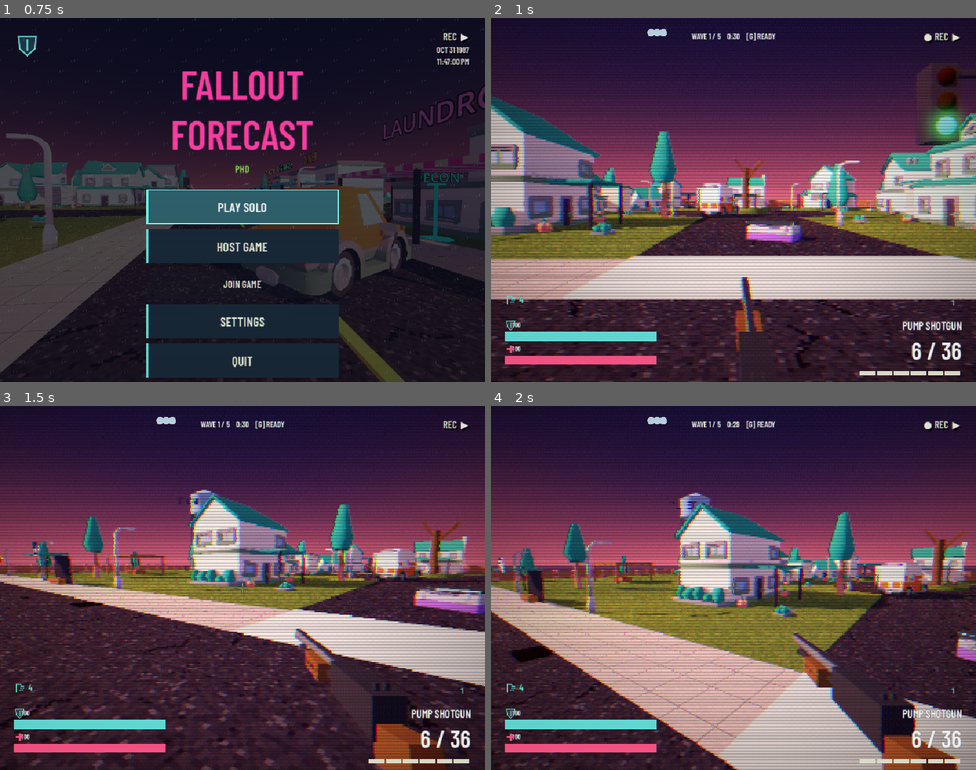
Above: before the commit, frames 1-4 (two rows, left to right).
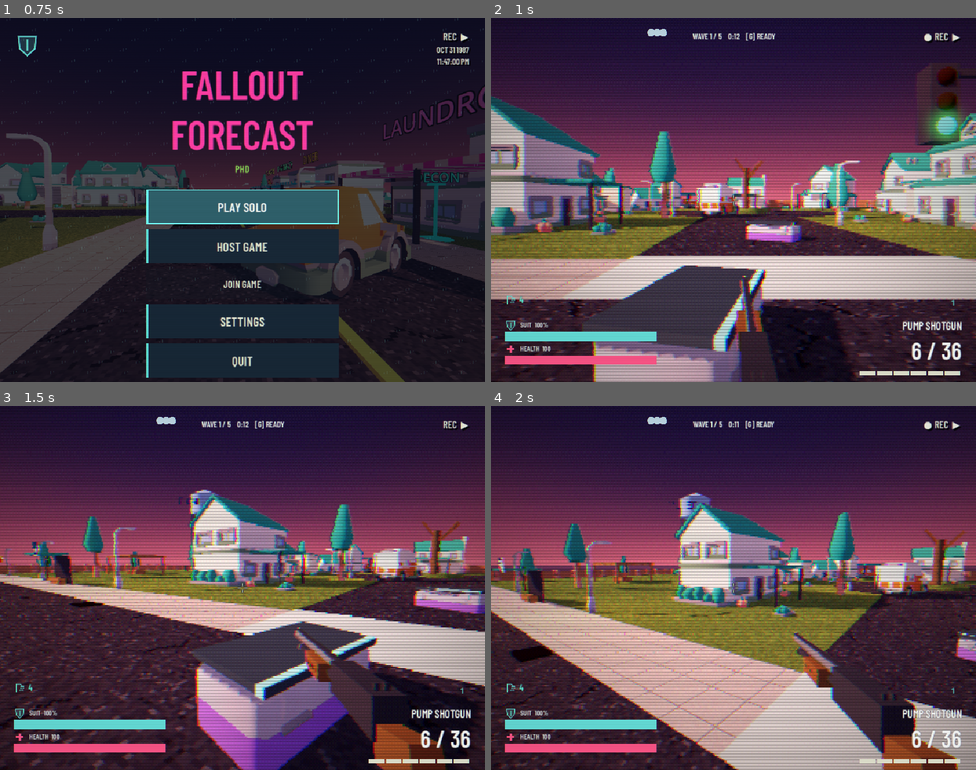
Above: after the commit, the same moments.

Repository: SamuelGrady/fallout-forecast
Game: Godot game, scene res://ui/title.tscn
The game is run twice, just before and just after one commit, with the same random seed, the same clock (stepped at 60 frames per second) and the same inputs. Sound files missing from this copy of the repository are replaced by a short silence.
Inputs (mouse positions are in pixels of both pictures, inside the frame that each line leads up to):
- Up to frame 1 (0.75 s): tap Enter at 0.5 s; move the mouse to (349, 181) at 0.52 s; hold D (move_right) from 0.53 s (still down); hold Right mouse button (aim) from 0.53 s (still down); click (349, 181) at 0.67 s
- Up to frame 2 (1 s): keep holding D (move_right); keep holding Right mouse button (aim); tap Space (jump) at 0.77 s
- Up to frame 3 (1.5 s): move the mouse to (218, 588) at 1.27 s; release D (move_right) at 1.28 s; release Right mouse button (aim) at 1.28 s; hold W (move_forward) from 1.28 s (still down); tap Ctrl (crouch) at 1.35 s
- Up to frame 4 (2 s): keep holding W (move_forward); tap Space (jump) at 1.52 s

Frame 1 is identical in both runs. In frame 2, 9.6% of the frame differs, in the area x 4-75%, y 4-100%; in frame 3, 12%, in the area x 4-100%, y 4-100%; in frame 4, 0.4%.

Commit message:
Playtest fixes: readable vitals, self-explaining mutation roll with solo auto-pull, lightning callout, crate near each player at Calm, faster first wave with storm countdown

Diff:
--- a/game/crate_manager.gd
+++ b/game/crate_manager.gd
@@ -55,6 +55,23 @@
 		var yaw := randf() * TAU
 		_spawn(parent, node_name, double, at, yaw)
 		_spawn_crate.rpc(node_name, double, at, yaw)
+	# Playtest: the gap between rounds felt empty. Drop one crate a few steps
+	# in front of every player so there's always something to open nearby.
+	var map: RID = parent.get_world_3d().navigation_map
+	for player in GameManager.players():
+		if player.get("state") == "dead" or not (player is Node3D):
+			continue
+		var forward: Vector3 = -(player as Node3D).global_basis.z
+		forward.y = 0.0
+		var want: Vector3 = (player as Node3D).global_position + forward.normalized() * 3.0
+		var at: Vector3 = want
+		if NavigationServer3D.map_get_iteration_id(map) > 0:
+			at = NavigationServer3D.map_get_closest_point(map, want)
+		_crate_seq += 1
+		var node_name := "C_%d" % _crate_seq
+		var yaw := randf() * TAU
+		_spawn(parent, node_name, false, at, yaw)
+		_spawn_crate.rpc(node_name, false, at, yaw)
 
 
 func _spawn(parent: Node, node_name: String, double: bool, at: Vector3, yaw: float) -> void:
--- a/ui/hud.gd
+++ b/ui/hud.gd
@@ -64,7 +64,55 @@
 var _boss_bar := ProgressBar.new()
 
 
+## Lightning outlines every infected within 40 m through walls for 2 s
+## (LightningFX). The playtest didn't know that, so each strike says so.
+func _on_lightning(_at: Vector3, _seed: int) -> void:
+	var tip := Label.new()
+	tip.text = "LIGHTNING  -  INFECTED REVEALED THROUGH WALLS"
+	tip.theme = BroadcastUI.theme()
+	tip.add_theme_font_size_override("font_size", 22)
+	tip.add_theme_color_override("font_color", Color("#9fe8ff"))
+	tip.horizontal_alignment = HORIZONTAL_ALIGNMENT_CENTER
+	tip.set_anchors_and_offsets_preset(Control.PRESET_CENTER_TOP)
+	tip.offset_left = -320
+	tip.offset_right = 320
+	tip.offset_top = 112
+	add_child(tip)
+	var tween := tip.create_tween()
+	tween.tween_interval(1.6)
+	tween.tween_property(tip, "modulate:a", 0.0, 0.5)
+	tween.tween_callback(tip.queue_free)
+
+
+var _countdown_label: Label
+var _last_countdown := -1
+
+
+## Big "STORM IN 5..1" in the last seconds of Calm, with a tick each second,
+## so the start of a wave is never a surprise.
+func _update_storm_countdown(seconds: int) -> void:
+	if _countdown_label == null:
+		_countdown_label = Label.new()
+		_countdown_label.theme = BroadcastUI.theme()
+		_countdown_label.add_theme_font_size_override("font_size", 46)
+		_countdown_label.add_theme_color_override("font_color", Color("#ffb04a"))
+		_countdown_label.horizontal_alignment = HORIZONTAL_ALIGNMENT_CENTER
+		_countdown_label.set_anchors_and_offsets_preset(Control.PRESET_CENTER_TOP)
+		_countdown_label.offset_left = -300
+		_countdown_label.offset_right = 300
+		_countdown_label.offset_top = 150
+		add_child(_countdown_label)
+	var show := WeatherManager.phase == WeatherManager.Phase.CALM and WeatherManager.running and seconds <= 5 and seconds > 0
+	_countdown_label.visible = show
+	if show:
+		_countdown_label.text = "STORM IN  %d" % seconds
+		if seconds != _last_countdown:
+			Sound.play("reel_tick", -6.0, 0.8)
+	_last_countdown = seconds if show else -1
+
+
 func _ready() -> void:
+	WeatherManager.lightning_struck.connect(_on_lightning)
 	_combat_status.set_anchors_and_offsets_preset(Control.PRESET_CENTER_TOP)
 	_combat_status.offset_left = -280
 	_combat_status.offset_right = 280
@@ -251,6 +299,7 @@
 	storm_label.visible = false
 	var seconds := maxi(0,ceili(WeatherManager.phase_time_left))
 	wave_label.text = "WAVE %d / %d    %d:%02d" % [WeatherManager.wave,WeatherManager.FINAL_WAVE,seconds/60,seconds%60]
+	_update_storm_countdown(seconds)
 	if GameManager.can_ready_up():
 		var hint := "[%s] READY" % BroadcastUI.input_hint("ready_up")
 		if GameManager.player_count() > 1:
@@ -331,8 +380,8 @@
 	_last_suit = suit_bar.value
 	_suit_flash = maxf(0.0, _suit_flash - delta)
 	(_acid.material as ShaderMaterial).set_shader_parameter("strength", _suit_flash * (0.5 + 0.12 * sin(_time * 18.0)))
-	$BottomLeft/SuitText.text = "     %03d" % int(suit_bar.value)
-	$BottomLeft/HealthText.text = "     %03d" % int(health_bar.value)
+	$BottomLeft/SuitText.text = "SUIT  %d%%" % int(suit_bar.value)
+	$BottomLeft/HealthText.text = "HEALTH  %d" % int(health_bar.value)
 	var exposed_in_rain: bool = player.get("exposed") != false and WeatherManager.is_raining()
 	exposed_label.visible = false
 	_exposure.visible = exposed_in_rain
@@ -460,6 +509,12 @@
 		icon.position = spec[2]
 		icon.size = Vector2(22,22)
 		spec[1].add_child(icon)
+		if spec[1] is Label and spec[2] == Vector2(0, -1):
+			# Real gutter for the icon instead of padding the number with spaces
+			# (the playtest found the icons overlapping zero-padded numbers).
+			var gutter := StyleBoxEmpty.new()
+			gutter.content_margin_left = 30
+			spec[1].add_theme_stylebox_override("normal", gutter)
 	_tarp_icon.kind = "tarp"
 	_tarp_icon.color = Color(0.6, 0.85, 1.0)
 	_tarp_icon.position = Vector2(-28,0)
--- a/ui/slot_reel.gd
+++ b/ui/slot_reel.gd
@@ -14,6 +14,9 @@
 var _spin_t := 0.0
 var _hide_at := -1.0
 var _options: Array = []
+## How the roll works, then the result: the wave's mutation and your perk.
+var _info := Label.new()
+var _pull_wait := 0.0
 
 func _ready() -> void:
 	layer = 2
@@ -22,8 +25,8 @@
 	_panel.set_anchors_and_offsets_preset(Control.PRESET_CENTER)
 	_panel.offset_left = -370
 	_panel.offset_right = 370
-	_panel.offset_top = -220
-	_panel.offset_bottom = 220
+	_panel.offset_top = -270
+	_panel.offset_bottom = 270
 	add_child(_panel)
 	var box := VBoxContainer.new()
 	box.add_theme_constant_override("separation",14)
@@ -42,6 +45,10 @@
 		var index := i
 		card.pressed.connect(func(): _vote(index))
 		_cards.append(card)
+	_info.horizontal_alignment = HORIZONTAL_ALIGNMENT_CENTER
+	_info.autowrap_mode = TextServer.AUTOWRAP_WORD_SMART
+	_info.add_theme_font_size_override("font_size", 19)
+	box.add_child(_info)
 	_lever.custom_minimum_size = Vector2(260,65)
 	_lever.text = "PULL"
 	_lever.pressed.connect(GameManager.pull_lever)
@@ -98,6 +105,11 @@
 	_countdown.value = roll._timer / (roll.VOTE_TIME if roll.stage == "voting" else roll.PULL_TIME)
 	_countdown.visible = roll.stage in ["pulling","voting"]
 	_lever.text = "[%s] PULL" % BroadcastUI.input_hint("interact")
+	# Solo: one pull, made for you after a beat, so the roll just happens.
+	if roll.stage == "pulling" and GameManager.is_solo() and not _lever.disabled:
+		_pull_wait += delta
+		if _pull_wait >= 0.9:
+			GameManager.pull_lever()
 	_spin_t += delta
 	if _spin_t >= SPIN_STEP:
 		_spin_t = 0
@@ -115,7 +127,9 @@
 func _on_started() -> void:
 	_panel.visible = true
 	BroadcastUI.reveal(_panel)
-	_title.text = "MUTATION"
+	_title.text = "MUTATION ROLL"
+	_info.text = "Enemies mutate this wave. Two matching reels decide it; three of a kind is a JACKPOT (two mutations, vote one off). You get a matching perk."
+	_pull_wait = 0.0
 	_targets.clear()
 	_options.clear()
 	_spinning = [true,true,true]
@@ -151,6 +165,7 @@
 	_spinning = [false,false,false]
 	_options = options.duplicate()
 	_title.text = "CANCEL ONE"
+	_info.text = "JACKPOT: two mutations landed. Vote which one to cancel."
 	_cards[2].visible = false
 	for i in 2:
 		_cards[i].show_entry(_table.get_entry(options[i]),true,BroadcastUI.input_hint("vote_%d" % (i+1)))
@@ -182,6 +197,14 @@
 			_cards[i].visible = i < active.size()
 			if i < active.size():
 				_cards[i].show_entry(_table.get_entry(active[i]),true)
-	_hide_at = _clock + 2.5
+	var lines := []
+	for id in active:
+		var entry := _table.get_entry(id)
+		var perk: Array = GameManager.PERKS.get(id, ["", ""])
+		lines.append("ENEMIES: %s. %s
+YOUR PERK: %s. %s" % [entry.display_name.to_upper(), entry.description, perk[0], perk[1]])
+	_info.text = "
+".join(PackedStringArray(lines))
+	_hide_at = _clock + 4.0
 	if MenuState.stack.is_empty():
 		Input.mouse_mode = Input.MOUSE_MODE_CAPTURED
--- a/weather/weather_manager.gd
+++ b/weather/weather_manager.gd
@@ -34,6 +34,8 @@
 
 @export var auto_cycle := true
 @export var calm_duration := 30.0
+## Wave 1 starts faster: the playtest sat through 30 s of nothing.
+@export var first_calm_duration := 12.0
 ## Placeholder until the slot reel exists; the roll itself is Sam's.
 @export var mutation_roll_duration := 5.0
 @export var drizzle_duration := 30.0
@@ -163,6 +165,8 @@
 		push_warning("WeatherManager.set_phase called on a client")
 		return
 	var duration := _duration_for(new_phase)
+	if new_phase == Phase.CALM and new_wave == 1:
+		duration = first_calm_duration
 	_apply_phase(new_phase, new_wave, duration)
 	if Net.is_online():
 		_receive_phase.rpc(new_phase, new_wave, duration)
